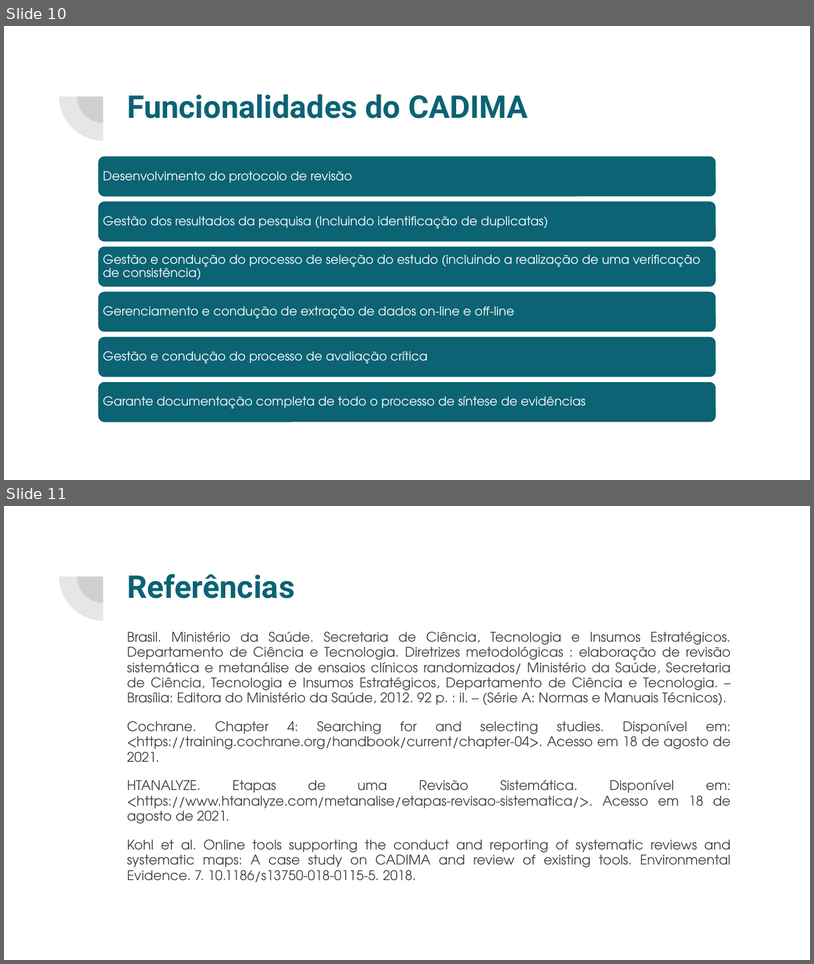
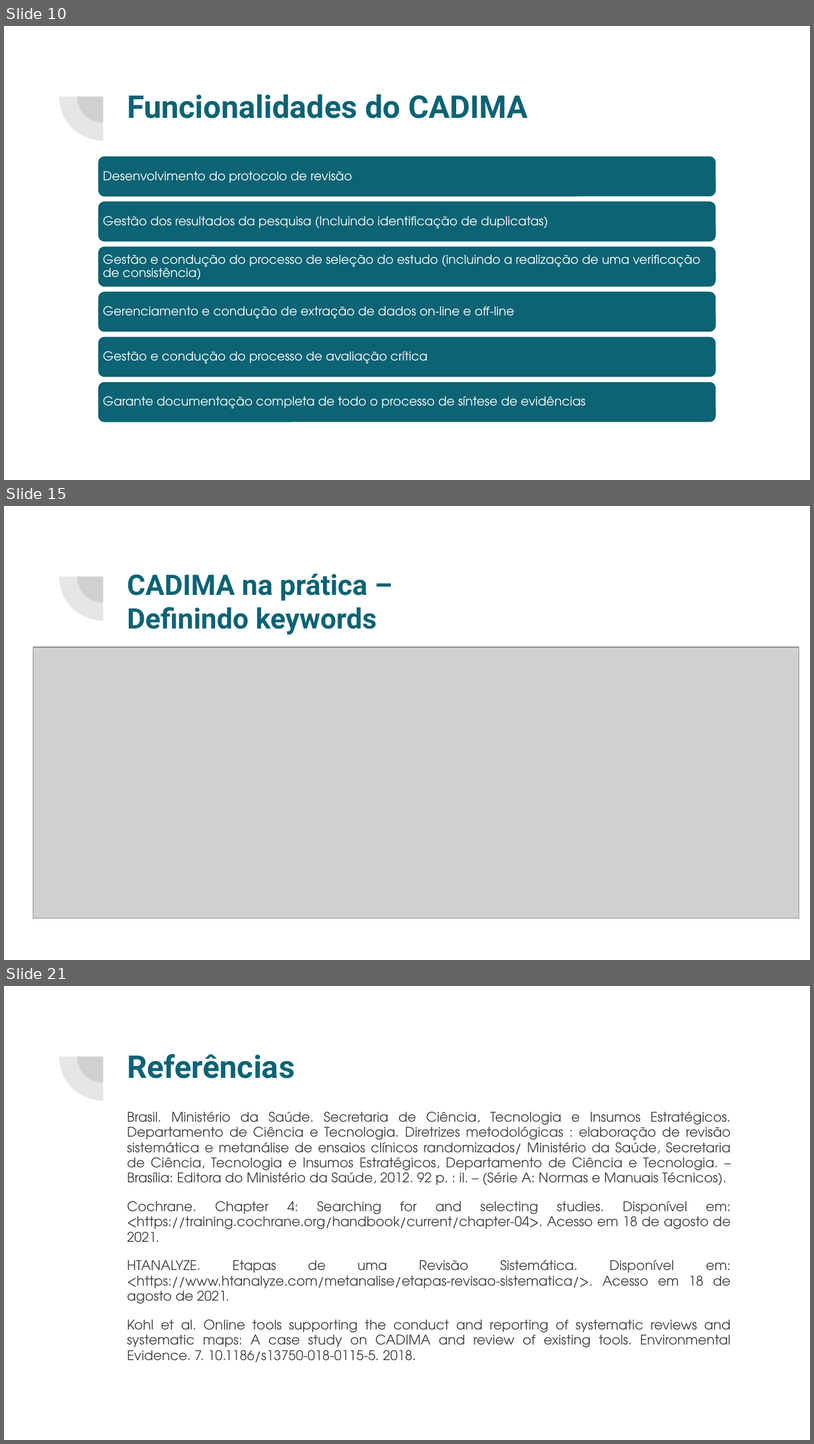
Before and after one commit to cglima/apresentacao-revisao-sistematica, a slide deck: apresentacao-revisao-sistematica.pptx. Shown one above the other, each under a label of ours: slides 10 and 11 before the commit, slides 10, 15 and 21 after it; the slides between them are not shown. The pictures are 814x964 and 814x1444 pixels, drawn with LibreOffice and Linux fonts; fonts in the diff are those of the drawing; grey boxes stand for pictures. Boxes give left, top, right and bottom in pixels: in the first picture for what was removed or moved away, otherwise in the second. Text is boxed around its words. In the diff, an @@ line names an element or a change of style, - is before the commit and + after.

Commit message:
Inserção de prints simulando o funcionamento do CADIMA nos slides da apresentação.

```diff
--- a/apresentacao-revisao-sistematica.pptx
+++ b/apresentacao-revisao-sistematica.pptx
@@ slide 15 added at [4,506,810,960], background #FFFFFF; not listed: 2 template elements that a slide beside it also shows @@
@@ title added at [127,573,377,634], 25.2 pt, text #0B6374, bold @@
+CADIMA na prática –
+Definindo keywords
@@ picture added at [33,647,799,918] @@
@@ what was slide 11 is now slide 21 @@
```
Also in this commit, not shown: 1 slide changed, 9 other slides added.
